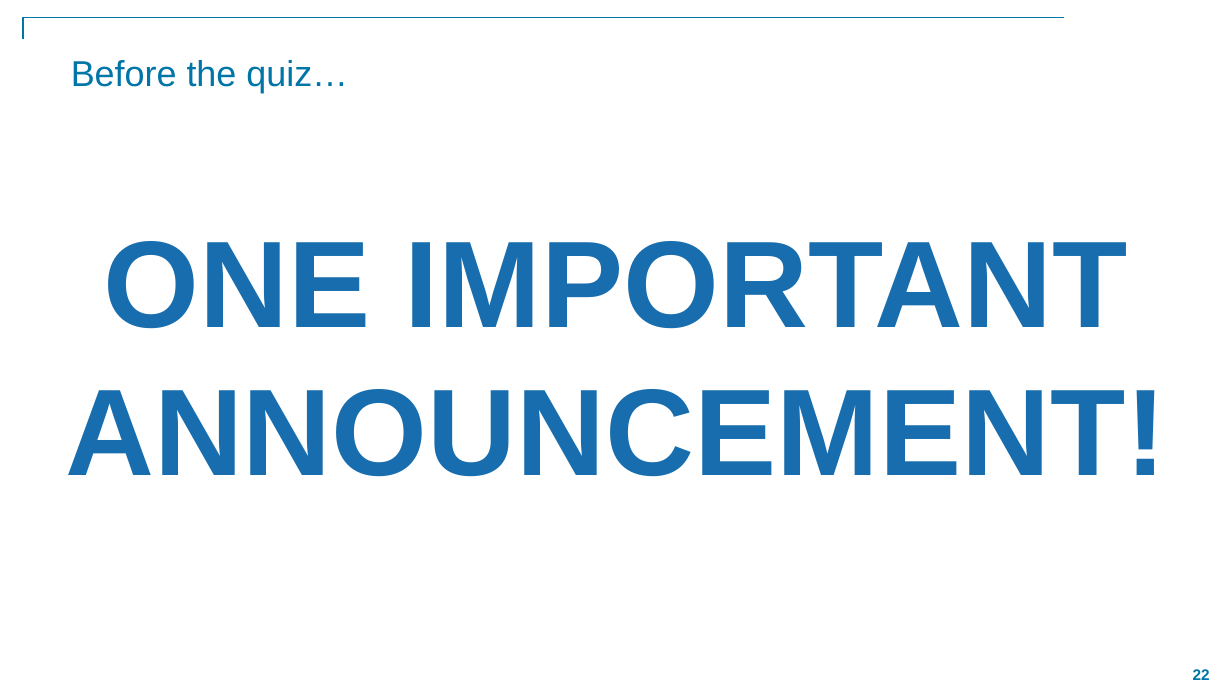
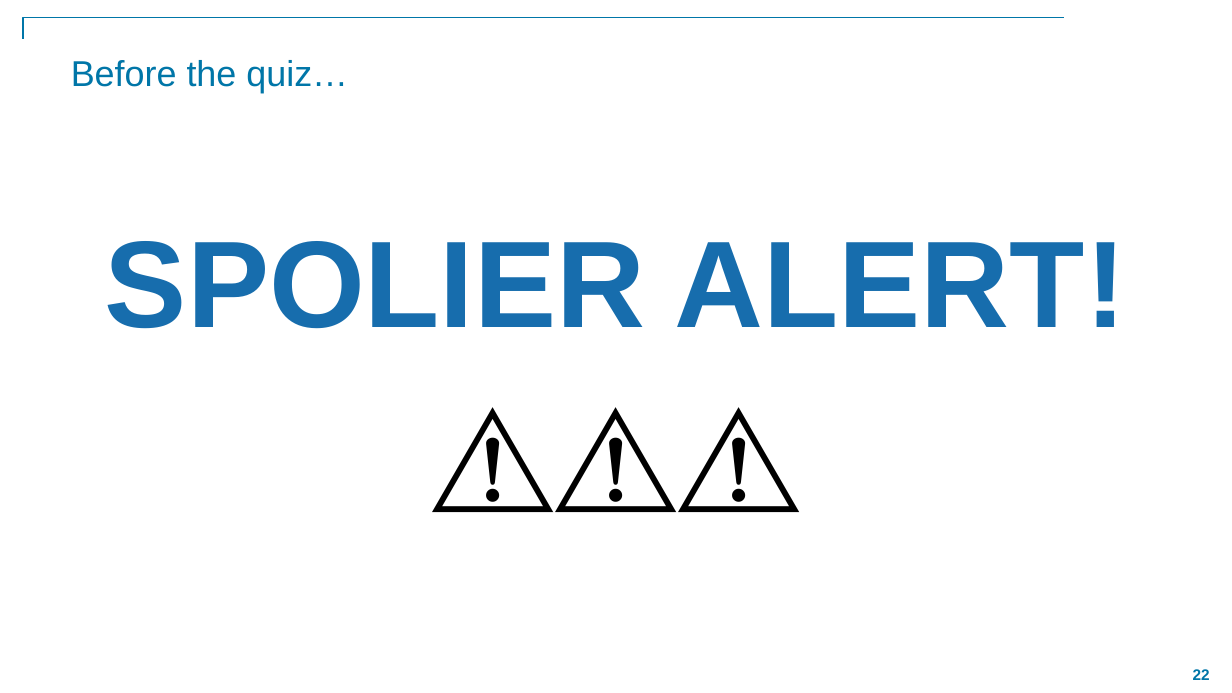
Before and after one commit to simoomonte/Simscape-Onramp, a slide deck: slide 22 of Simscape_Onramp_presentation.pptx. Drawn at 1232x693 pixels with LibreOffice and Linux fonts; fonts in the diff are those of the drawing; background and template pictures are left out. Boxes give left, top, right and bottom in pixels: in the first picture for what was removed or moved away, otherwise in the second. Text is boxed around its words. In the diff, an @@ line names an element or a change of style, - is before the commit and + after.

```diff
--- a/Simscape_Onramp_presentation.pptx
+++ b/Simscape_Onramp_presentation.pptx
@@ text at [105,241,1126,329]: text changed @@
-ONE IMPORTANT ANNOUNCEMENT!
+SPOLIER ALERT!
+⚠️⚠️⚠️
```
Also in this commit, not shown: 1 other slide changed.
